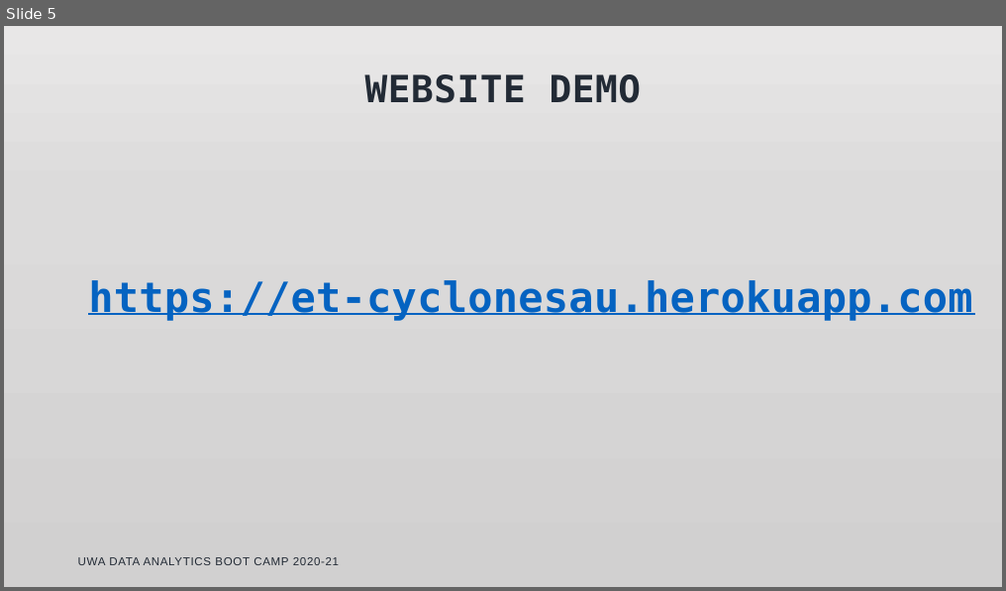
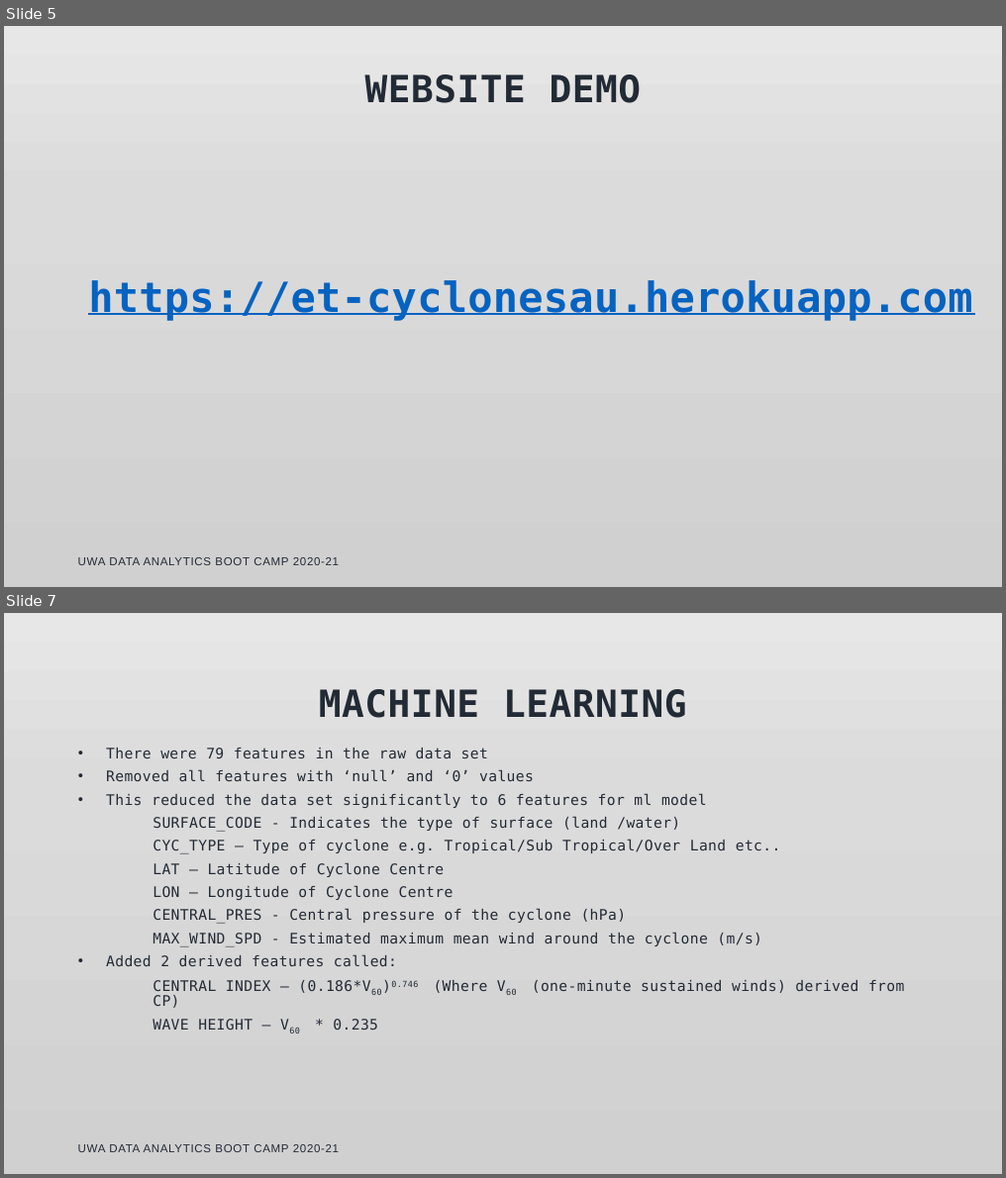
Before and after one commit to etassone1974/UWA-Project-3, a slide deck: Cyclones In Australia.pptx. Shown one above the other, each under a label of ours: slide 5 before the commit, slides 5 and 7 after it; the slides between them are not shown. The pictures are 1006x591 and 1006x1178 pixels, drawn with LibreOffice and Linux fonts; fonts in the diff are those of the drawing; background and template pictures are left out. Boxes give left, top, right and bottom in pixels: in the first picture for what was removed or moved away, otherwise in the second. Text is boxed around its words. In the diff, an @@ line names an element or a change of style, - is before the commit and + after.

```diff
--- a/Cyclones In Australia.pptx
+++ b/Cyclones In Australia.pptx
@@ slide 7 added at [4,613,1002,1174], background picture (left out) @@
@@ title added at [319,689,687,718], 36 pt, text #222A35, bold @@
+MACHINE LEARNING
@@ text added at [106,748,904,993], 14 pt, text #222A35 @@
+• There were 79 features in the raw data set
+• Removed all features with ‘null’ and ‘0’ values
+• This reduced the data set significantly to 6 features for ml model
+SURFACE_CODE - Indicates the type of surface (land /water)
+CYC_TYPE – Type of cyclone e.g. Tropical/Sub Tropical/Over Land etc..
+LAT – Latitude of Cyclone Centre
+LON – Longitude of Cyclone Centre
+CENTRAL_PRES - Central pressure of the cyclone (hPa)
+MAX_WIND_SPD - Estimated maximum mean wind around the cyclone (m/s)
+• Added 2 derived features called:
+    CENTRAL INDEX – (0.186*V60)0.746 (Where V60 (one-minute sustained winds) derived from CP)
+    WAVE HEIGHT – V60 * 0.235
@@ text added at [78,1145,339,1153], 11 pt, text #222A35 @@
+UWA DATA ANALYTICS BOOT CAMP 2020-21
```
Also in this commit, not shown: 1 slide changed, 6 other slides added, 3 other files.
